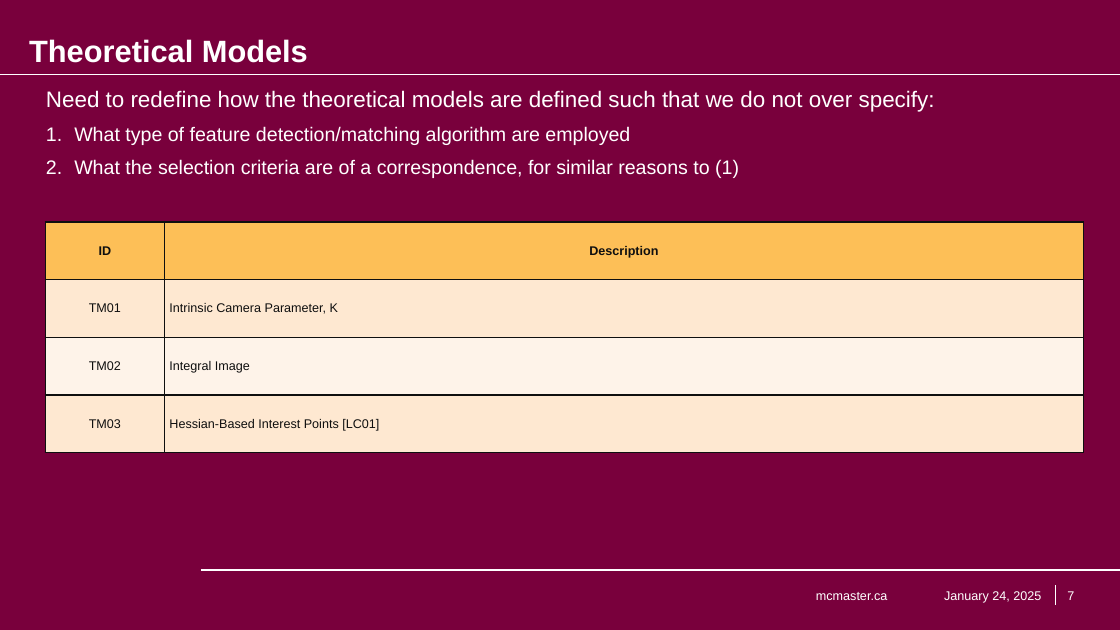
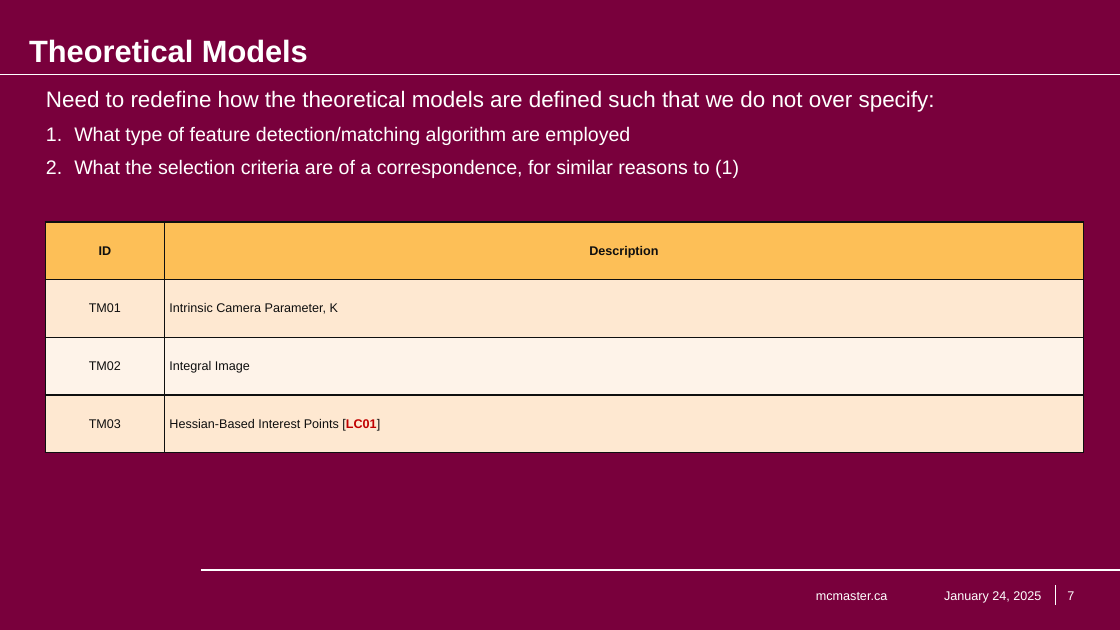
Before and after one commit to KiranSingh15/CAS-741-Image-Correspondences, a slide deck: slide 7 of docs/Presentations/SRS_Presentation/Kiran Singh - SRS Presentation - Image Feature Correspondences.pptx. Drawn at 1120x630 pixels with LibreOffice and Linux fonts; fonts in the diff are those of the drawing; background and template pictures are left out. Boxes give left, top, right and bottom in pixels: in the first picture for what was removed or moved away, otherwise in the second. Text is boxed around its words. In the diff, an @@ line names an element or a change of style, - is before the commit and + after.

```diff
--- a/docs/Presentations/SRS_Presentation/Kiran Singh - SRS Presentation - Image Feature Correspondences.pptx
+++ b/docs/Presentations/SRS_Presentation/Kiran Singh - SRS Presentation - Image Feature Correspondences.pptx
@@ table at bbox=[45, 222, 1083, 452] @@
@@ text colour #0F0F0F to #C00000, bold on in "[LC01]" @@
```
Also in this commit, not shown: 6 other slides changed.
